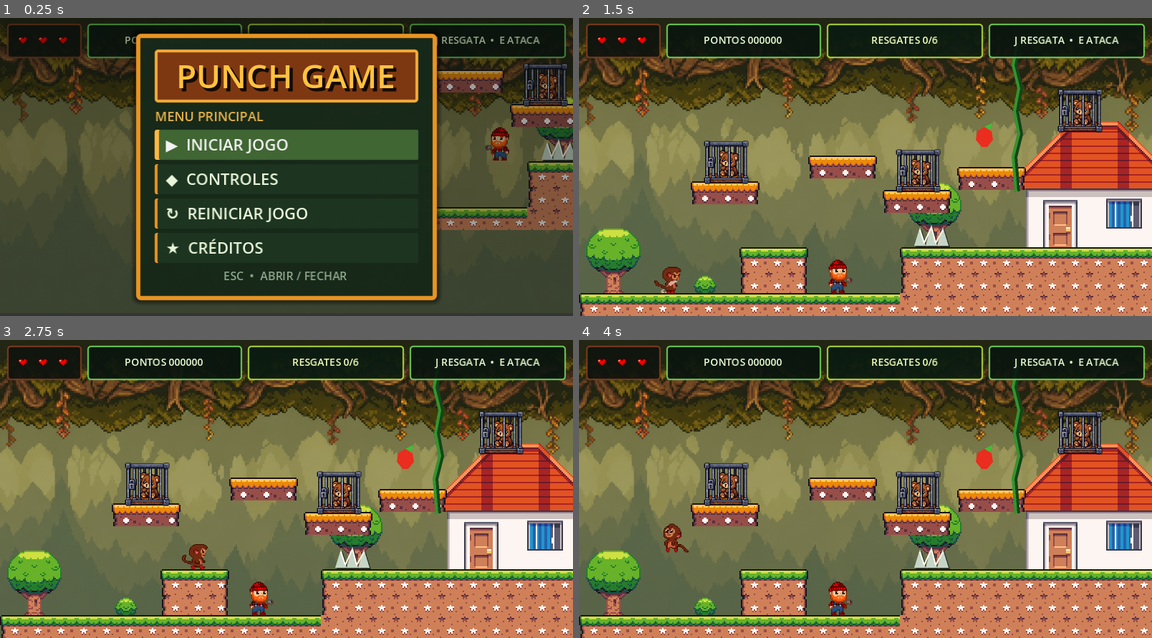
Above: before the commit, frames 1-4 (two rows, left to right).
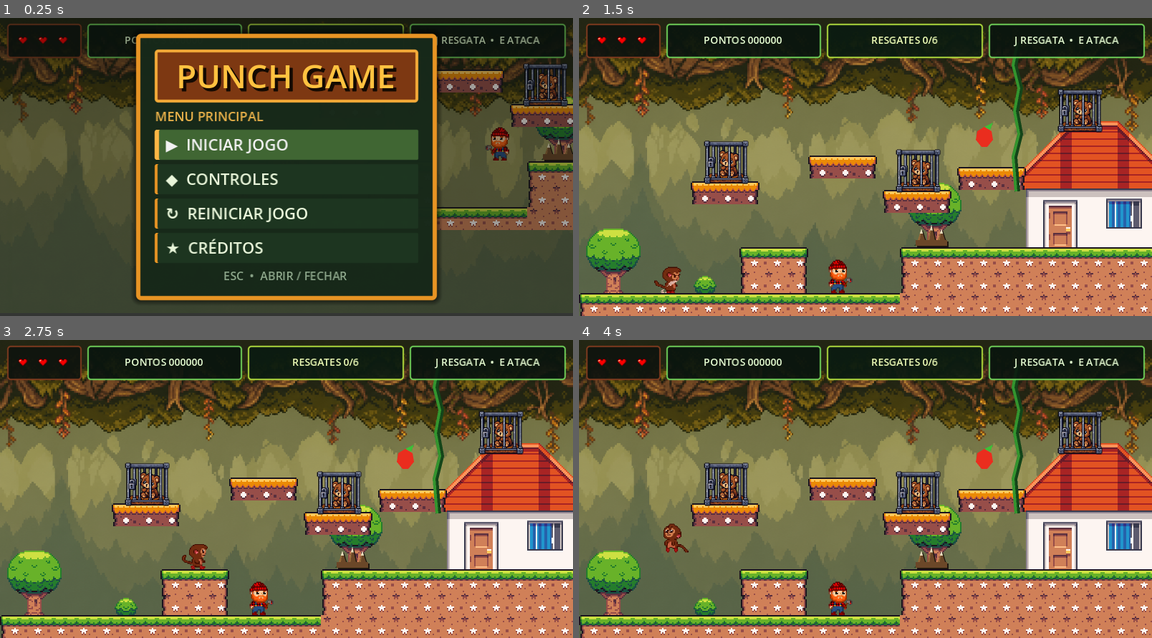
Above: after the commit, the same moments.

Repository: JhosefyRocha/PunchGame
Game: Godot game, scene res://PrimeiraCena.tscn
Two runs of this game, one before a commit and one after it. Both use one fixed random seed, a clock stepped at 60 frames per second and the inputs below.
Inputs:
- Up to frame 1 (0.25 s): no input
- Up to frame 2 (1.5 s): click "↻ REINICIAR JOGO" at 0.5 s; tap Enter (ui_accept) at 1.25 s; hold D (right) from 1.28 s (still down); tap E (attack) at 1.35 s
- Up to frame 3 (2.75 s): keep holding D (right); tap Space (jump) at 1.52, 2.27 s; tap J (interact) at 2.1 s
- Up to frame 4 (4 s): release D (right) at 2.78 s; hold A (left) from 2.78 s (still down); tap E (attack) at 2.85 s; tap J (interact) at 3.6 s; tap Space (jump) at 3.77 s

The runs differ from the first frame. In frame 1, 0.2% of the frame differs, in the area x 94-100%, y 41-49%; in frame 2, 0.3%, in the area x 58-65%, y 69-77%; in frame 3, 0.3%; in frame 4, 0.3%.
Error in both runs: Cannot call method 'get_overlapping_bodies' on a null value. (res://entities/lumberjack.gd:107)

Commit message:
feat(spike): adiciona arte procedural de estacas de madeira com slot para textura

Diff:
--- a/entities/spike.gd
+++ b/entities/spike.gd
@@ -1,4 +1,27 @@
+@tool
 extends Area2D
+
+## Deixe vazio para usar a arte procedural desenhada na cena. Ao atribuir um PNG
+## aqui, as estacas procedurais somem sozinhas -- nenhuma mudanca de codigo.
+@export var art_texture: Texture2D:
+	set(value):
+		art_texture = value
+		if is_node_ready():
+			apply_art()
+
+@onready var procedural_art: Node2D = $ProceduralArt
+@onready var art_override: Sprite2D = $ArtOverride
+
+
+func _ready() -> void:
+	apply_art()
+
+
+func apply_art() -> void:
+	var has_texture := art_texture != null
+	art_override.texture = art_texture
+	art_override.visible = has_texture
+	procedural_art.visible = not has_texture
 
 
 func _on_body_entered(body: Node2D) -> void:
--- a/entities/spike.tscn
+++ b/entities/spike.tscn
@@ -3,7 +3,7 @@
 [ext_resource type="Script" path="res://entities/spike.gd" id="1_spike"]
 
 [sub_resource type="RectangleShape2D" id="SpikeShape"]
-size = Vector2(22, 11)
+size = Vector2(18, 10)
 
 [node name="Spike" type="Area2D"]
 collision_layer = 0
@@ -11,22 +11,45 @@
 monitorable = false
 script = ExtResource("1_spike")
 
-[node name="Shadow" type="Polygon2D" parent="."]
+; Estacas de madeira afiadas cravadas num monte de terra com musgo -- leitura
+; de armadilha feita pelos lenhadores, na mesma paleta de casca e folhagem do
+; resto da fase. A silhueta cabe em x [-12, 12] e y [-9, 6], a mesma da arte
+; anterior, entao nenhuma posicao autorada nas fases precisou mudar.
+; Para trocar por PNG: atribua a textura em "Art Texture" no inspetor.
+[node name="ProceduralArt" type="Node2D" parent="."]
+
+[node name="Mound" type="Polygon2D" parent="ProceduralArt"]
+color = Color(0.16, 0.28, 0.14, 1)
+polygon = PackedVector2Array(-12, 6, -10, 3.5, -6, 4.5, -2, 3.5, 2, 4.5, 6, 3.5, 10, 4.5, 12, 6)
+
+[node name="StakeShadow" type="Polygon2D" parent="ProceduralArt"]
 position = Vector2(1, 1)
-polygon = PackedVector2Array(-12, 6, -8, -7, -4, 6, 0, -9, 4, 6, 8, -7, 12, 6)
-color = Color(0.18, 0.2, 0.18, 1)
+color = Color(0.12, 0.09, 0.06, 1)
+polygon = PackedVector2Array(-11, 6, -11, 2, -9.5, 2, -7, -6, -4.5, 2, -2.5, 2, 0, -9, 2.5, 2, 4.5, 2, 7, -6, 9.5, 2, 11, 2, 11, 6)
 
-[node name="Blades" type="Polygon2D" parent="."]
-polygon = PackedVector2Array(-12, 6, -8, -7, -4, 6, 0, -9, 4, 6, 8, -7, 12, 6)
-color = Color(0.78, 0.84, 0.78, 1)
+[node name="Stakes" type="Polygon2D" parent="ProceduralArt"]
+color = Color(0.42, 0.28, 0.16, 1)
+polygon = PackedVector2Array(-11, 6, -11, 2, -9.5, 2, -7, -6, -4.5, 2, -2.5, 2, 0, -9, 2.5, 2, 4.5, 2, 7, -6, 9.5, 2, 11, 2, 11, 6)
 
-[node name="Highlight" type="Line2D" parent="."]
-points = PackedVector2Array(-8, -5, -5, 4, 0, -7, 3, 4, 8, -5)
-width = 1.0
-default_color = Color(1, 1, 0.94, 1)
+[node name="StakeLight" type="Polygon2D" parent="ProceduralArt"]
+color = Color(0.58, 0.41, 0.22, 1)
+polygon = PackedVector2Array(-9.5, 2, -7, -6, -8, 2, -2.5, 2, 0, -9, -1.2, 2, 4.5, 2, 7, -6, 5.9, 2)
+polygons = [PackedInt32Array(0, 1, 2), PackedInt32Array(3, 4, 5), PackedInt32Array(6, 7, 8)]
 
+[node name="Tips" type="Polygon2D" parent="ProceduralArt"]
+color = Color(0.91, 0.87, 0.74, 1)
+polygon = PackedVector2Array(-8.06, -2.6, -7, -6, -5.94, -2.6, -0.98, -4.7, 0, -9, 0.98, -4.7, 5.94, -2.6, 7, -6, 8.06, -2.6)
+polygons = [PackedInt32Array(0, 1, 2), PackedInt32Array(3, 4, 5), PackedInt32Array(6, 7, 8)]
+
+; Slot de arte para o artista: assim que "Art Texture" receber um PNG este
+; Sprite2D aparece e o ProceduralArt some.
+[node name="ArtOverride" type="Sprite2D" parent="."]
+visible = false
+
+; Um pouco mais estreita que a arte nos dois lados: o dano passa a registrar
+; quando o jogador encosta na estaca, nao 5px antes dela.
 [node name="CollisionShape2D" type="CollisionShape2D" parent="."]
-position = Vector2(0, 1)
+position = Vector2(0, -1)
 shape = SubResource("SpikeShape")
 
 [connection signal="body_entered" from="." to="." method="_on_body_entered"]
